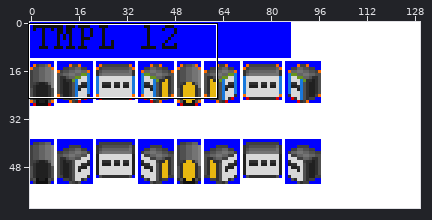
Sprite sheet: gfx/Template/12px.png. Above, an overview of the earlier version with the close-up marked.
Close-up. Before the commit:
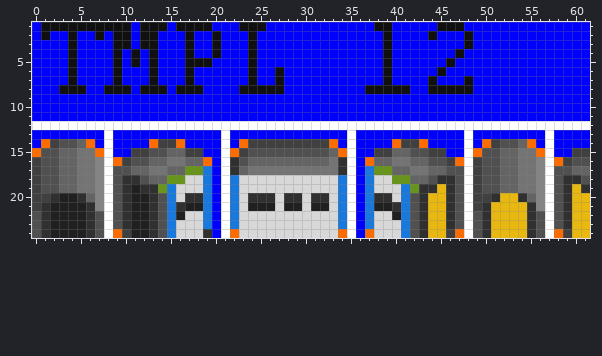
The file is 130x62 pixels. Shown: x 0..61, y 1..24.
The result:
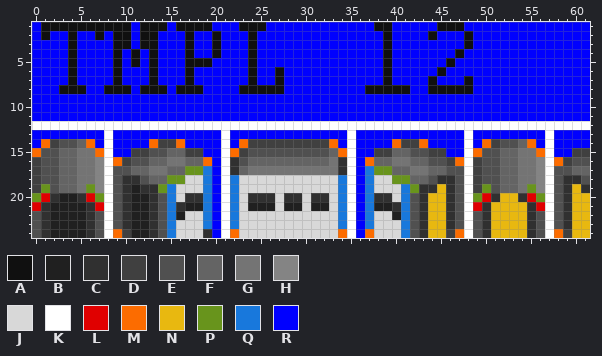
Palette (. is transparent): A #101010  B #202020  C #303030  D #404040  E #505050  F #646464  G #747474  H #848484  J #d8d8d8  K #ffffff  L #e00000  M #fc6c00  N #e8b810  P #68941c  Q #1878dc  R #0000ff
From old to new:
The author changed colour D to colour L in row 20 at x 1 and 50; in row 21 at x 0 and 49.
The author changed colour F to colour L in row 20 at x 6 and 55.
The author changed colour H to colour L in row 21 at x 7 and 56.
The author changed colour D to colour P in row 20 at x 0 and 49.
The author changed colour E to colour P in row 19 at x 1 and 50.
The author changed colour G to colour P in row 19 at x 6 and 55.
The author changed colour H to colour P in row 20 at x 7 and 56.
